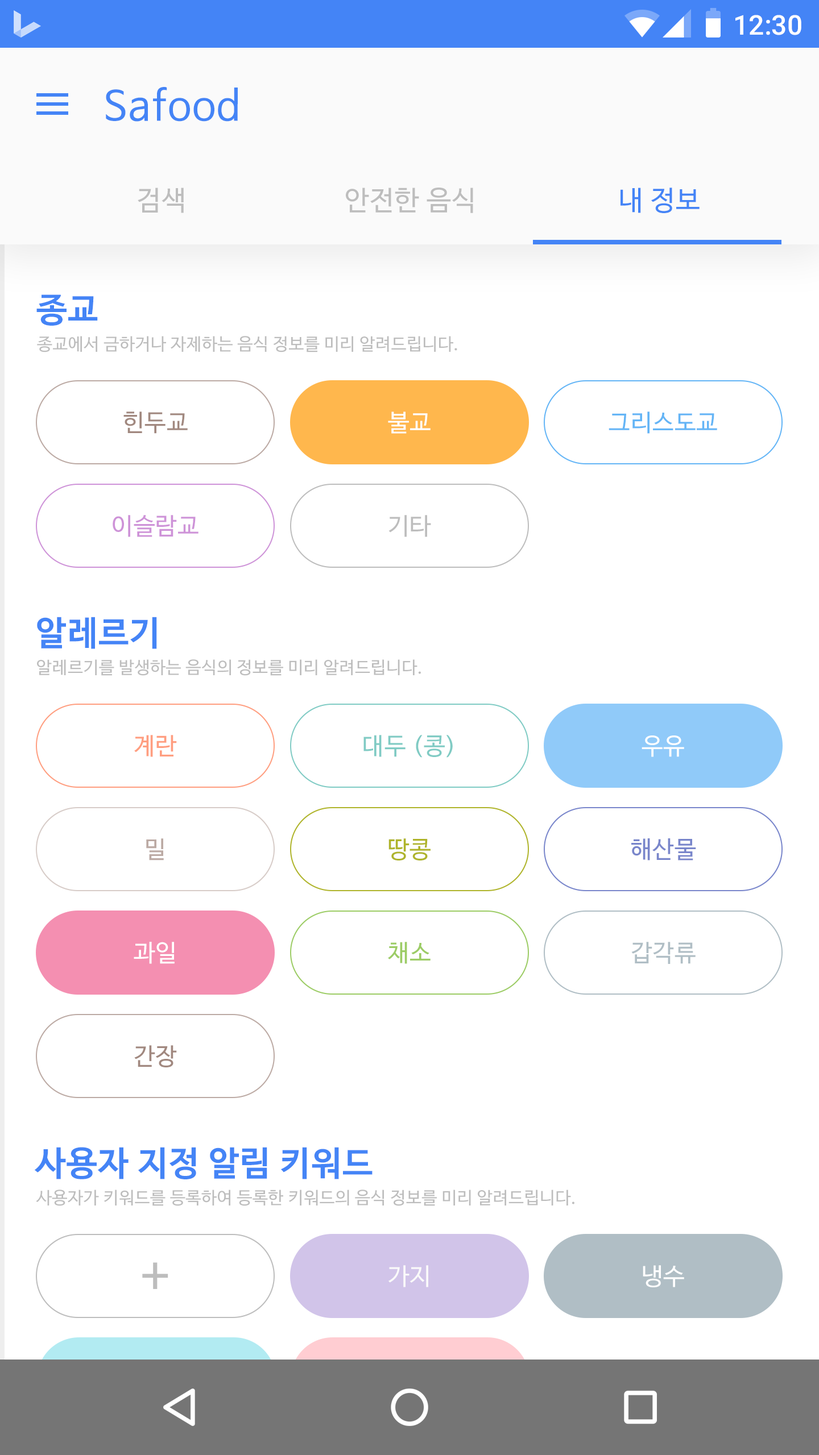
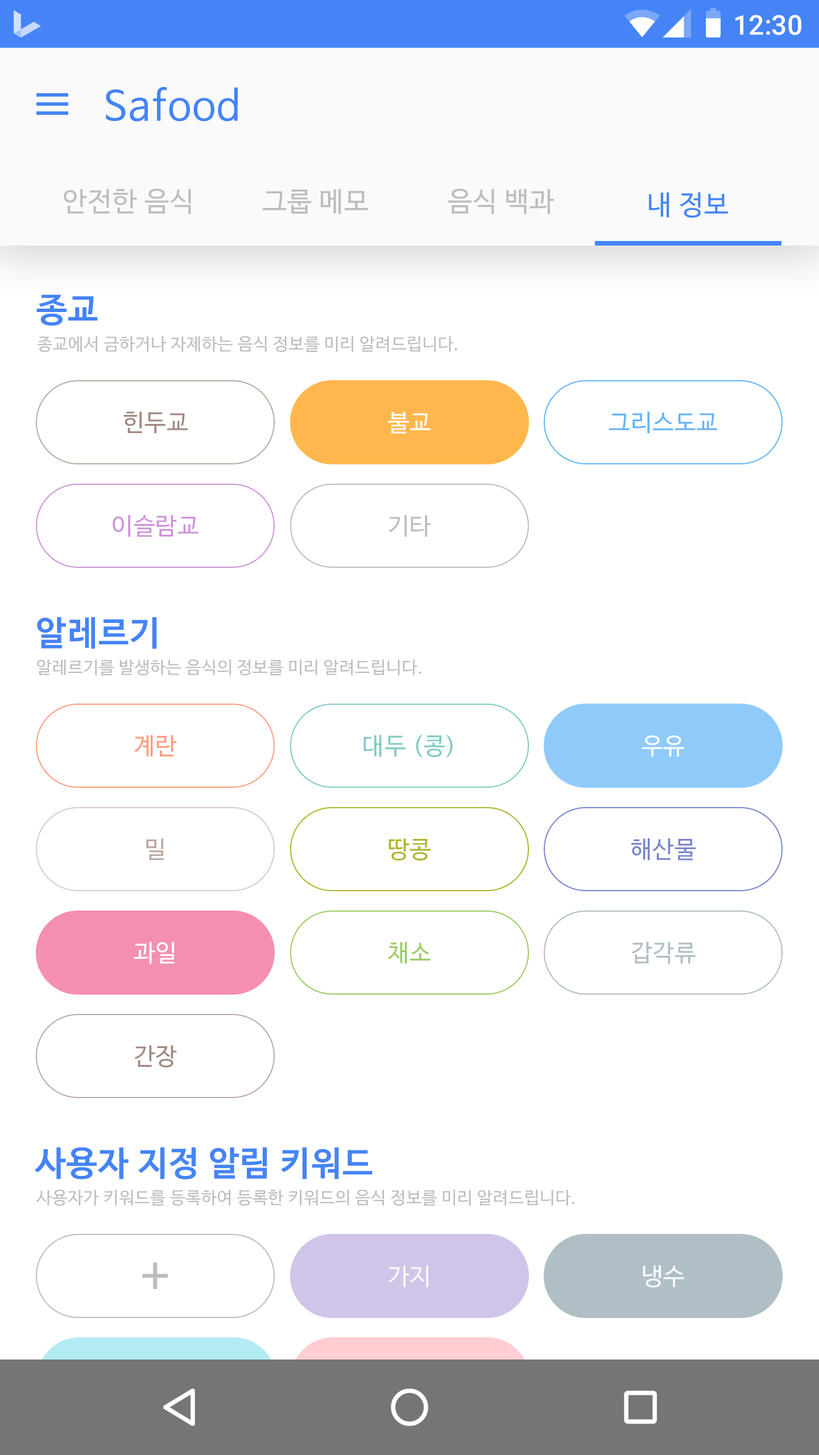
Before/after of a 819px x 1455px layered artwork. What changed in the layer stack:
added group "Tabs" (1st of 4) with 7 layers above "Tabs" over [0,187,819,246]
added layer "내 정보" (1st of 2, in "Tabs") in group "Tabs" over [648,192,728,218]
added layer "음식 백과" in group "Tabs" over [447,188,554,215]
added layer "그룹 메모" in group "Tabs" over [262,188,368,215]
added layer "안전한 음식" (1st of 2, in "Tabs") in group "Tabs" over [63,188,192,215]
added layer "Tabs" (2nd of 4, in "Tabs") in group "Tabs" over [594,244,782,246]
added layer "Extanded Action Bar" (1st of 2, in "Tabs") in group "Tabs" over [0,187,819,246]
removed layer "레이어 0 복사" over [4,187,819,282]
painted on "레이어 0" over [0,187,819,1360]
